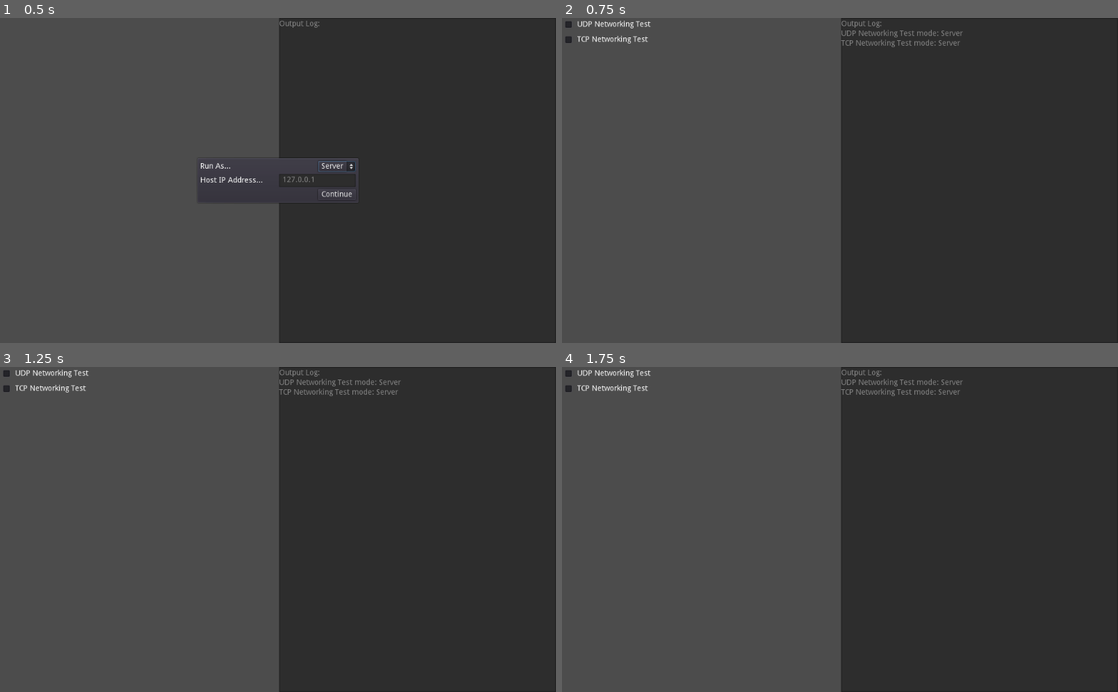
Above: before the commit, frames 1-4 (two rows, left to right).
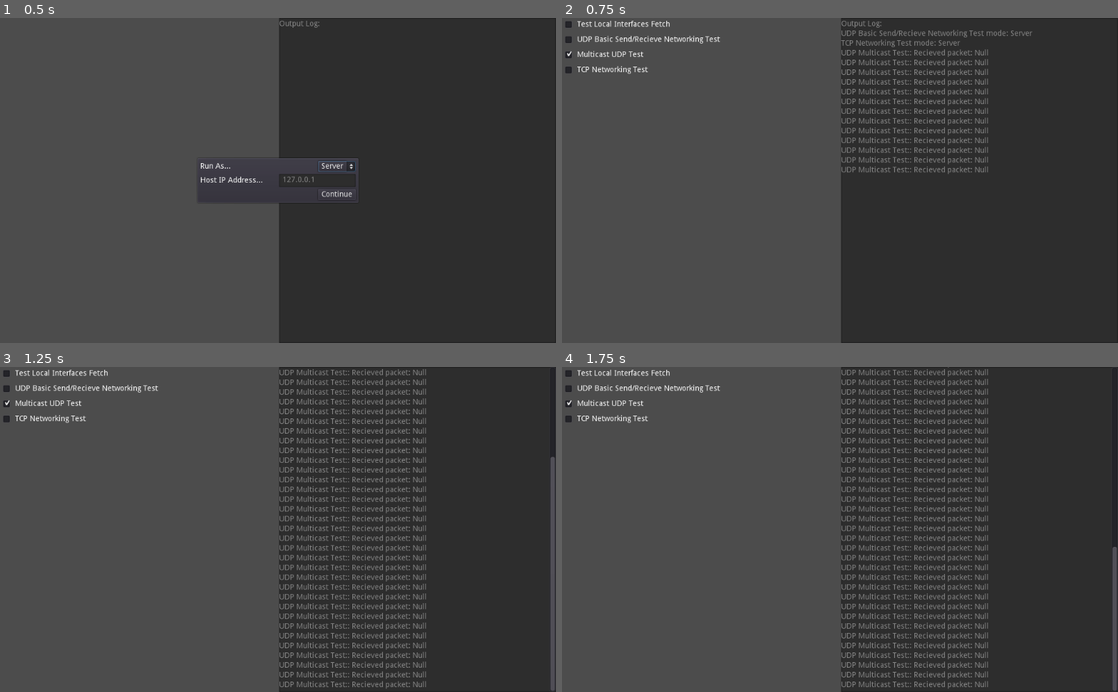
Above: after the commit, the same moments.

Repository: Eoin-ONeill-Yokai/godot-3.X-netsocket-test-project
Game: Godot game, scene res://main.tscn
Two runs of this game, one before a commit and one after it. Both use one fixed random seed, a clock stepped at 60 frames per second and the inputs below.
Inputs:
- Up to frame 1 (0.5 s): no input
- Up to frame 2 (0.75 s): click "Continue" at 0.5 s
- Up to frame 3 (1.25 s): no input
- Up to frame 4 (1.75 s): no input

Frame 1 is identical in both runs. In frame 2, 3.2% of the frame differs, in the area x 0-85%, y 0-49%; in frame 3, 7.3%, in the area x 0-100%, y 0-100%; in frame 4, 7.1%.
Error in both runs: Assertion failed.

Commit message:
Update tests, add naive multicast_group test.

Diff:
--- a/main.tscn
+++ b/main.tscn
@@ -1,8 +1,10 @@
-[gd_scene load_steps=6 format=2]
+[gd_scene load_steps=8 format=2]
 
 [ext_resource path="res://tests/udp_test.tscn" type="PackedScene" id=1]
 [ext_resource path="res://tests/tcp_test.tscn" type="PackedScene" id=2]
 [ext_resource path="res://ui/run_mode_popup.tscn" type="PackedScene" id=3]
+[ext_resource path="res://tests/ip_interfaces_test.tscn" type="PackedScene" id=4]
+[ext_resource path="res://tests/udp_multicast_test.tscn" type="PackedScene" id=5]
 
 [sub_resource type="GDScript" id=2]
 script/source = "extends Node
@@ -51,14 +53,16 @@
 		var task = get_node(\"%TaskList\").add_task(label)
 		test.connect(\"completed\", task, \"toggle\")
 		test.connect(\"output\", self, \"_log_out\")
-		test.mode = mode
-		test.ip = ip
+		if 'mode' in test:
+			test.mode = mode
+		if 'ip' in test:
+			test.ip = ip
 		add_child(test)
 
 func _log_out(string):
 	print(string)
 	var console : TextEdit = get_node(\"%Console\")
-	console.text += \"\\n\" + string
+	console.text += \"\\n\" + str(string)
 	console.scroll_vertical = console.get_line_count()
 "
 
@@ -76,7 +80,7 @@
 
 [node name="Node2D" type="Node"]
 script = SubResource( 2 )
-Tests = [ ExtResource( 1 ), ExtResource( 2 ) ]
+Tests = [ ExtResource( 4 ), ExtResource( 1 ), ExtResource( 5 ), ExtResource( 2 ) ]
 
 [node name="Control" type="HBoxContainer" parent="."]
 anchor_right = 1.0
--- /dev/null
+++ b/tests/ip_interfaces_test.tscn
@@ -0,0 +1,28 @@
+[gd_scene load_steps=2 format=2]
+
+[sub_resource type="GDScript" id=1]
+script/source = "extends Node
+
+
+# Declare member variables here. Examples:
+# var a = 2
+# var b = \"text\"
+
+var test_description = \"Test Local Interfaces Fetch\"
+
+signal completed()
+signal output(string)
+
+func _enter_tree():
+	var interfaces = IP.get_local_interfaces()
+	assert(interfaces is Array)
+	assert(len(interfaces) > 0)
+	assert(interfaces[0].has(\"addresses\"))
+
+	for interface in interfaces:
+		emit_signal(\"output\", interface)
+	emit_signal(\"completed\")
+"
+
+[node name="IPInterfaceTest" type="Node"]
+script = SubResource( 1 )
--- /dev/null
+++ b/tests/udp_multicast_test.tscn
@@ -0,0 +1,56 @@
+[gd_scene load_steps=2 format=2]
+
+[sub_resource type="GDScript" id=1]
+script/source = "extends Node
+
+var packet_peer : PacketPeerUDP
+
+var to_send = []
+var recieved_data = []
+
+const PACKETS_TO_SEND = 4
+
+var test_description = \"Multicast UDP Test\"
+var port = 80307
+
+signal output(string)
+signal completed()
+
+func _enter_tree():
+	packet_peer = PacketPeerUDP.new()
+	var interface = IP.get_local_interfaces()[0]
+	packet_peer.listen(port)
+	packet_peer.join_multicast_group(\"225.0.0.0\", interface.friendly)
+	packet_peer.set_dest_address(\"255.255.255.255\", port)
+
+	emit_signal(\"output\", \"Joined multicast group: 225.0.0.0 on local interface \" + interface.friendly)
+
+	for packet in range(0, PACKETS_TO_SEND):
+		to_send.push_back(int(rand_range(0, 256)))
+
+func _process(delta):
+	if len(to_send) > 0:
+		var err = packet_peer.put_var(to_send[0])
+		if err == OK:
+			emit_signal(\"output\", \"UDP Multicast Test:: Sent packet: \" + str(to_send[0]))
+			to_send.pop_front()
+
+	if packet_peer.get_available_packet_count():
+		recieved_data.push_back(packet_peer.get_var())
+		emit_signal(\"output\", \"UDP Multicast Test:: Recieved packet: \" + str(recieved_data[len(recieved_data) - 1]))
+
+	if len(recieved_data) == PACKETS_TO_SEND:
+		emit_signal(\"completed\")
+
+
+func _exit_tree():
+	var interface = IP.get_local_interfaces()[0]
+	packet_peer.leave_multicast_group(\"225.0.0.0\", interface.friendly)
+
+# Called every frame. 'delta' is the elapsed time since the previous frame.
+#func _process(delta):
+#	pass
+"
+
+[node name="UDPMulticastTest" type="Node"]
+script = SubResource( 1 )
--- a/tests/udp_test.tscn
+++ b/tests/udp_test.tscn
@@ -18,7 +18,7 @@
 var ip = \"127.0.0.1\"
 var port = 80304
 
-const test_description = \"UDP Networking Test\"
+const test_description = \"UDP Basic Send/Recieve Networking Test\"
 
 signal completed()
 signal output(string)
